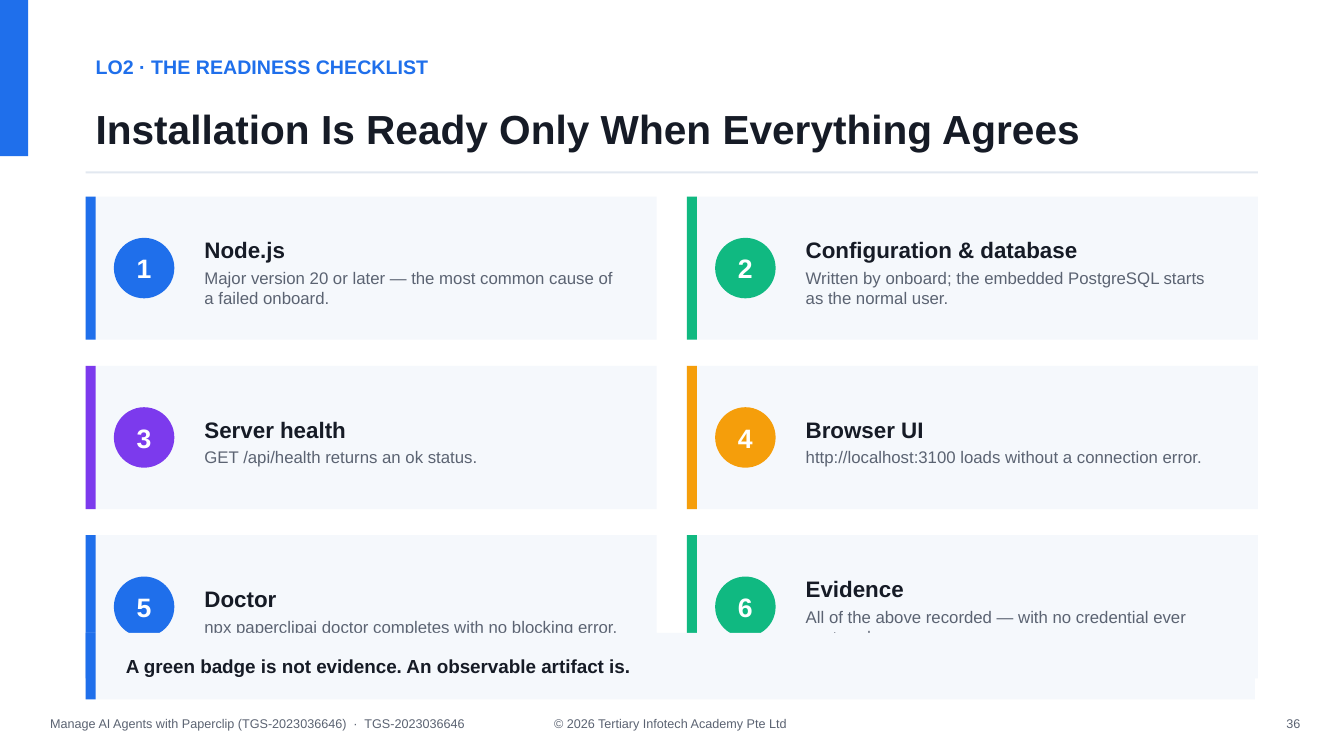
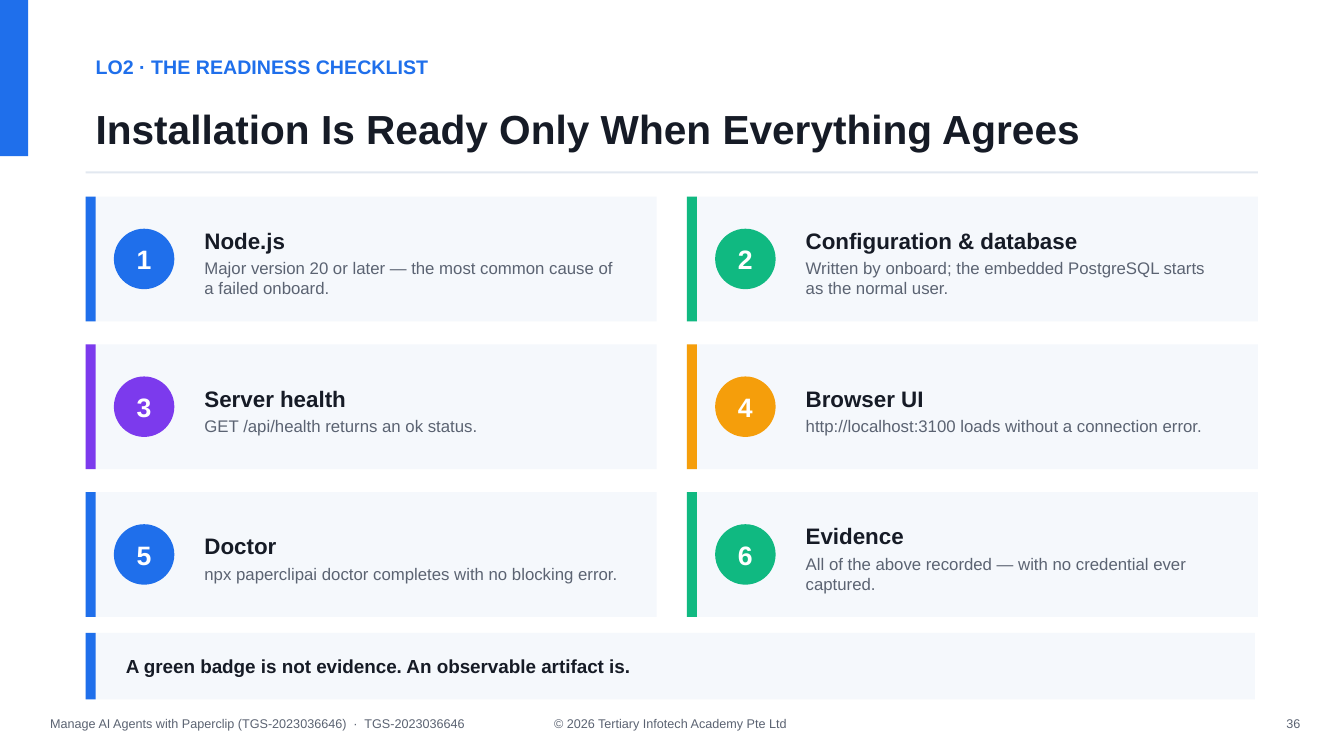
Before and after one commit to tertiarycourses/TGS-2023036646-Manage-AI-Agents-with-Paperclip, a slide deck: slide 36 of courseware/Manage AI Agents with Paperclip (TGS-2023036646)-v2.0.pptx. Drawn at 1344x756 pixels with LibreOffice and Linux fonts; fonts in the diff are those of the drawing. Boxes give left, top, right and bottom in pixels: in the first picture for what was removed or moved away, otherwise in the second. Text is boxed around its words. In the diff, an @@ line names an element or a change of style, - is before the commit and + after.

```diff
--- a/courseware/Manage AI Agents with Paperclip (TGS-2023036646)-v2.0.pptx
+++ b/courseware/Manage AI Agents with Paperclip (TGS-2023036646)-v2.0.pptx
@@ rectangle: place and size @@
-rectangle at (86,197,657,340)
+rectangle at (86,197,657,322)
@@ rectangle: place and size @@
-rectangle at (86,197,96,340)
+rectangle at (86,197,96,322)
@@ text "Node.js": place and size @@
-text "Node.js" at (204,241,613,304)
+text "Node.js" at (204,232,613,294)
@@ rectangle: place and size @@
-rectangle at (688,197,1259,340)
+rectangle at (688,197,1259,322)
@@ rectangle: place and size @@
-rectangle at (688,197,698,340)
+rectangle at (688,197,698,322)
@@ text "Configuration & database": place and size @@
-text "Configuration & database" at (806,241,1205,304)
+text "Configuration & database" at (806,232,1205,294)
@@ 2 texts, 2 ellipses: place and size @@
-2 texts, 2 ellipses at (114,238,775,298)
+2 texts, 2 ellipses at (114,229,775,289)
@@ rectangle: place and size @@
-rectangle at (86,366,657,509)
+rectangle at (86,345,657,470)
@@ rectangle: place and size @@
-rectangle at (86,366,96,509)
+rectangle at (86,345,96,470)
@@ text "Server health": place and size @@
-text "Server health" at (204,421,477,467)
+text "Server health" at (204,390,477,436)
@@ rectangle: place and size @@
-rectangle at (688,366,1259,509)
+rectangle at (688,345,1259,470)
@@ rectangle: place and size @@
-rectangle at (688,366,698,509)
+rectangle at (688,345,698,470)
@@ text "Browser UI": place and size @@
-text "Browser UI" at (806,422,1202,467)
+text "Browser UI" at (806,391,1202,436)
@@ 2 texts, 2 ellipses: place and size @@
-2 texts, 2 ellipses at (114,407,775,468)
+2 texts, 2 ellipses at (114,376,775,437)
@@ rectangle: place and size @@
-rectangle at (86,535,657,679)
+rectangle at (86,492,657,617)
@@ rectangle: place and size @@
-rectangle at (86,535,96,679)
+rectangle at (86,492,96,617)
@@ text "Doctor" rewrapped from (204,591,617,633) to (204,538,617,584) @@
@@ rectangle: place and size @@
-rectangle at (688,535,1259,679)
+rectangle at (688,492,1259,617)
@@ rectangle: place and size @@
-rectangle at (688,535,698,679)
+rectangle at (688,492,698,617)
@@ text "Evidence" rewrapped from (806,580,1186,633) to (806,527,1186,594) @@
@@ 2 texts, 2 ellipses: place and size @@
-2 texts, 2 ellipses at (114,577,775,637)
+2 texts, 2 ellipses at (114,524,775,585)
```
Also in this commit, not shown: 69 other slides changed, 47 slides added, 4 other files.
